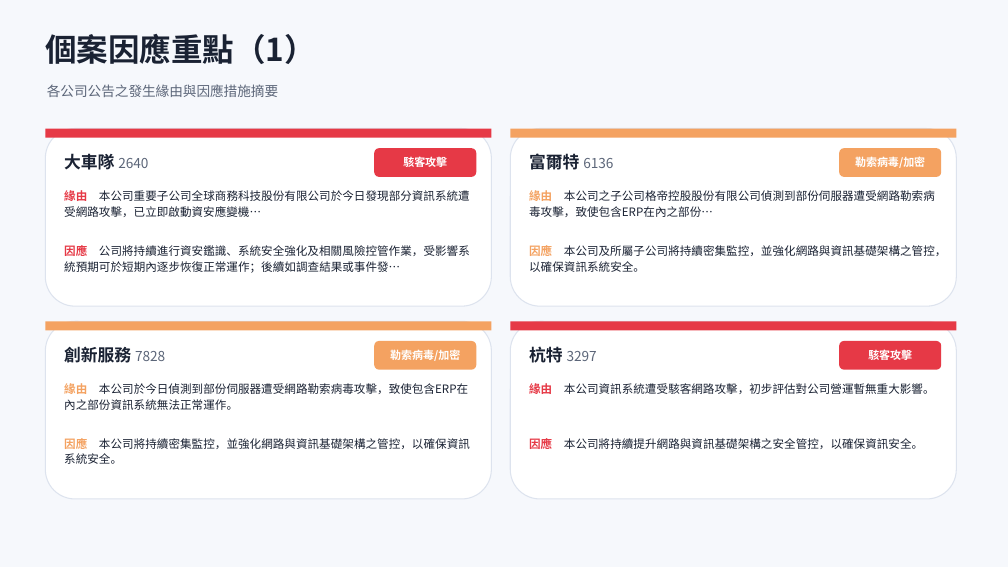
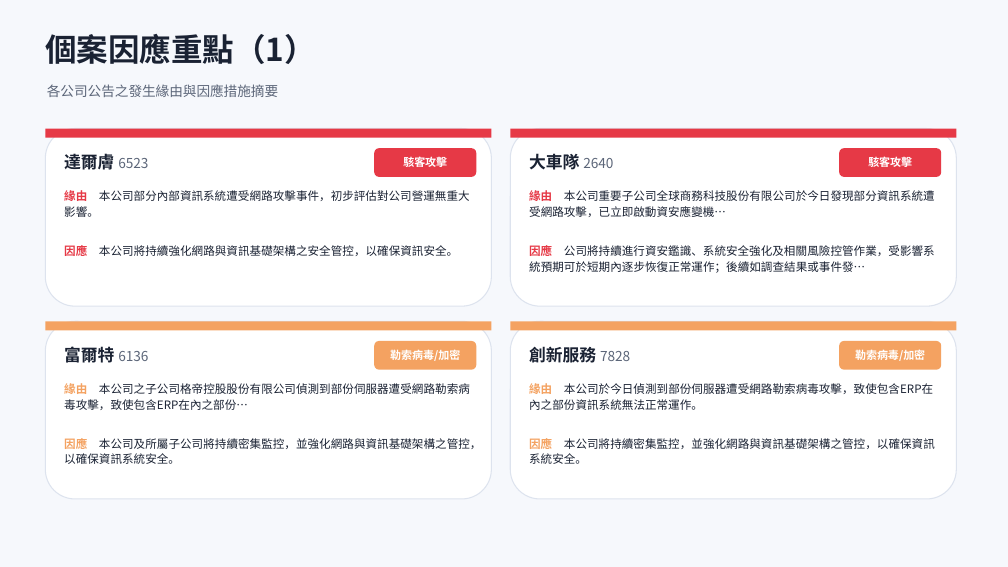
Before and after one commit to Johnnylin77/mops-isec-monitor, a slide deck: slide 6 of 資安事件因應分析.pptx. Drawn at 1008x567 pixels with LibreOffice and Linux fonts; fonts in the diff are those of the drawing. Boxes give left, top, right and bottom in pixels: in the first picture for what was removed or moved away, otherwise in the second. Text is boxed around its words. In the diff, an @@ line names an element or a change of style, - is before the commit and + after.

```diff
--- a/資安事件因應分析.pptx
+++ b/資安事件因應分析.pptx
@@ rectangle at box(510, 129, 957, 138): fill #F4A261 to #E63946 @@
@@ rounded rectangle at box(839, 148, 941, 177): fill #F4A261 to #E63946 @@
@@ text at box(64, 151, 148, 173): text changed @@
-大車隊 2640
+達爾膚 6523
@@ text at box(529, 153, 613, 170): text changed @@
-富爾特 6136
+大車隊 2640
@@ text at box(868, 155, 912, 170): text changed @@
-勒索病毒/加密
+駭客攻擊
@@ text at box(64, 190, 470, 217): text changed @@
-緣由 本公司重要子公司全球商務科技股份有限公司於今日發現部分資訊系統遭受網路攻擊，已立即啟動資安應變機…
+緣由 本公司部分內部資訊系統遭受網路攻擊事件，初步評估對公司營運無重大影響。
@@ text at box(529, 190, 935, 217): text changed @@
-緣由 本公司之子公司格帝控股股份有限公司偵測到部份伺服器遭受網路勒索病毒攻擊，致使包含ERP在內之部份…
+緣由 本公司重要子公司全球商務科技股份有限公司於今日發現部分資訊系統遭受網路攻擊，已立即啟動資安應變機…
@@ text at box(64, 243, 458, 259): text changed @@
-因應 公司將持續進行資安鑑識、系統安全強化及相關風險控管作業，受影響系統預期可於短期內逐步恢復正常運作；後續如調查結果或事件發…
+因應 本公司將持續強化網路與資訊基礎架構之安全管控，以確保資訊安全。
@@ text at box(529, 243, 935, 273): text changed @@
-因應 本公司及所屬子公司將持續密集監控，並強化網路與資訊基礎架構之管控，以確保資訊系統安全。
+因應 公司將持續進行資安鑑識、系統安全強化及相關風險控管作業，受影響系統預期可於短期內逐步恢復正常運作；後續如調查結果或事件發…
@@ rectangle at box(510, 321, 957, 330): fill #E63946 to #F4A261 @@
@@ text at box(64, 344, 148, 366): text changed; size 16 to 13 pt; text colour #1A2233 to #5C6679; bold off @@
-創新服務 7828
+富爾特 6136
@@ text at box(529, 344, 630, 366): text changed; size 13 to 16 pt; text colour #5C6679 to #1A2233; bold on @@
-杭特 3297
+創新服務 7828
@@ rounded rectangle at box(839, 341, 941, 370): fill #E63946 to #F4A261 @@
@@ text at box(855, 350, 925, 361): text changed @@
-駭客攻擊
+勒索病毒/加密
@@ text at box(64, 383, 470, 410): text changed @@
-緣由 本公司於今日偵測到部份伺服器遭受網路勒索病毒攻擊，致使包含ERP在內之部份資訊系統無法正常運作。
+緣由 本公司之子公司格帝控股股份有限公司偵測到部份伺服器遭受網路勒索病毒攻擊，致使包含ERP在內之部份…
@@ text at box(529, 383, 933, 410): text changed @@
-緣由 本公司資訊系統遭受駭客網路攻擊，初步評估對公司營運暫無重大影響。
+緣由 本公司於今日偵測到部份伺服器遭受網路勒索病毒攻擊，致使包含ERP在內之部份資訊系統無法正常運作。
@@ text at box(64, 438, 481, 464): text changed @@
-因應 本公司將持續密集監控，並強化網路與資訊基礎架構之管控，以確保資訊系統安全。
+因應 本公司及所屬子公司將持續密集監控，並強化網路與資訊基礎架構之管控，以確保資訊系統安全。
@@ text at box(529, 438, 935, 464): text changed @@
-因應 本公司將持續提升網路與資訊基礎架構之安全管控，以確保資訊安全。
+因應 本公司將持續密集監控，並強化網路與資訊基礎架構之管控，以確保資訊系統安全。
```
Also in this commit, not shown: 5 other slides changed, 1 slide removed, 2 other files.
